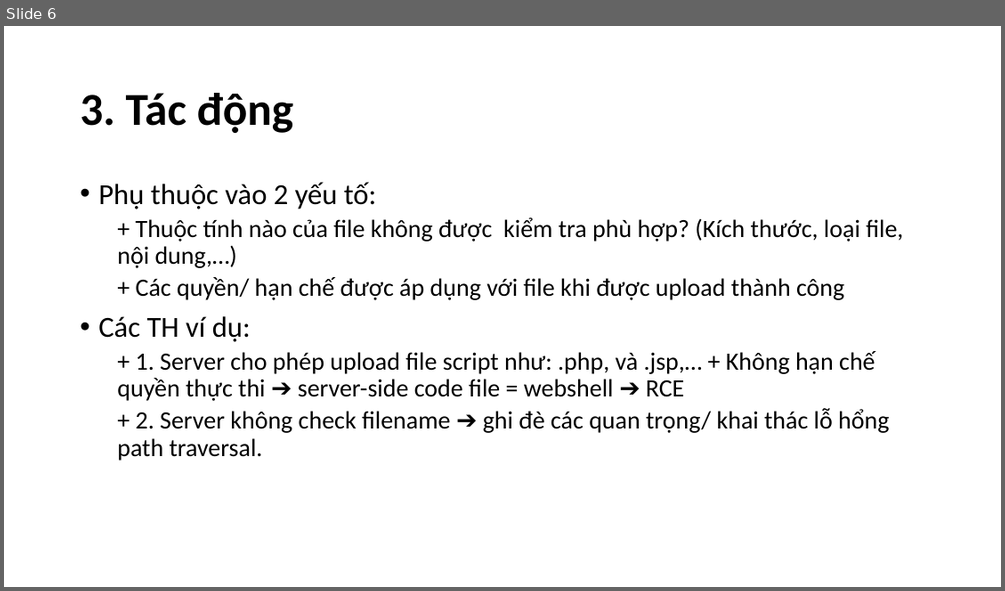
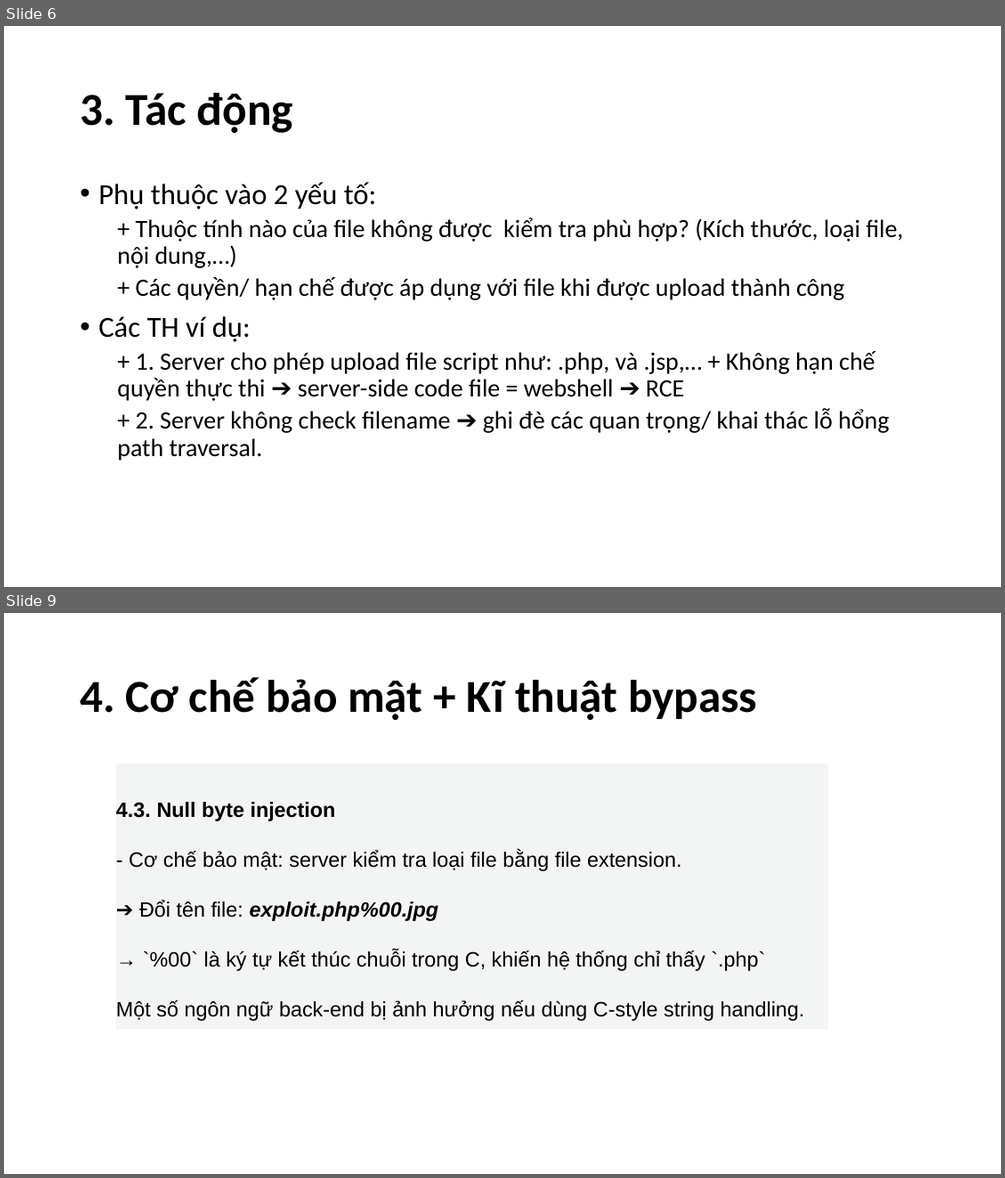
Before and after one commit to n33r9/PortSwigger_labs_note, a slide deck: week3.2.file_upload/file_upload.pptx. Shown one above the other, each under a label of ours: slide 6 before the commit, slides 6 and 9 after it; the slides between them are not shown. The pictures are 1005x591 and 1005x1178 pixels, drawn with LibreOffice and Linux fonts; fonts in the diff are those of the drawing. Boxes give left, top, right and bottom in pixels: in the first picture for what was removed or moved away, otherwise in the second. Text is boxed around its words. In the diff, an @@ line names an element or a change of style, - is before the commit and + after.

```diff
--- a/week3.2.file_upload/file_upload.pptx
+++ b/week3.2.file_upload/file_upload.pptx
@@ slide 9 added at (x1=4, y1=613, x2=1001, y2=1174), background #FFFFFF @@
@@ title added at (x1=80, y1=677, x2=757, y2=720), 44 pt, text #000000, bold @@
+4. Cơ chế bảo mật + Kĩ thuật bypass
@@ text added at (x1=116, y1=760, x2=828, y2=1032), fill #F3F4F4, 20 pt, text #000000 @@
+4.3. Null byte injection
+- Cơ chế bảo mật: server kiểm tra loại file bằng file extension.
+➔ Đổi tên file: exploit.php%00.jpg
+→ `%00` là ký tự kết thúc chuỗi trong C, khiến hệ thống chỉ thấy `.php`
+Một số ngôn ngữ back-end bị ảnh hưởng nếu dùng C-style string handling.
```
Also in this commit, not shown: 5 slides changed, 13 other slides added.
